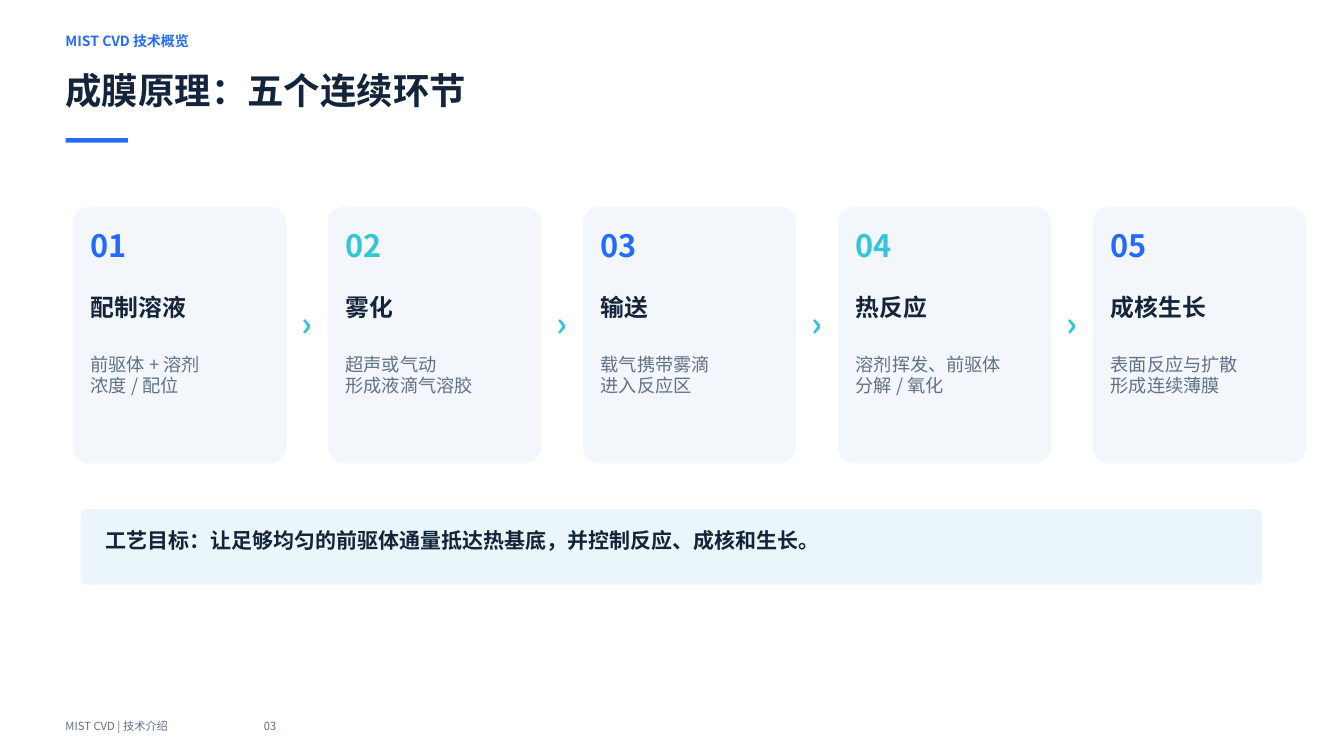
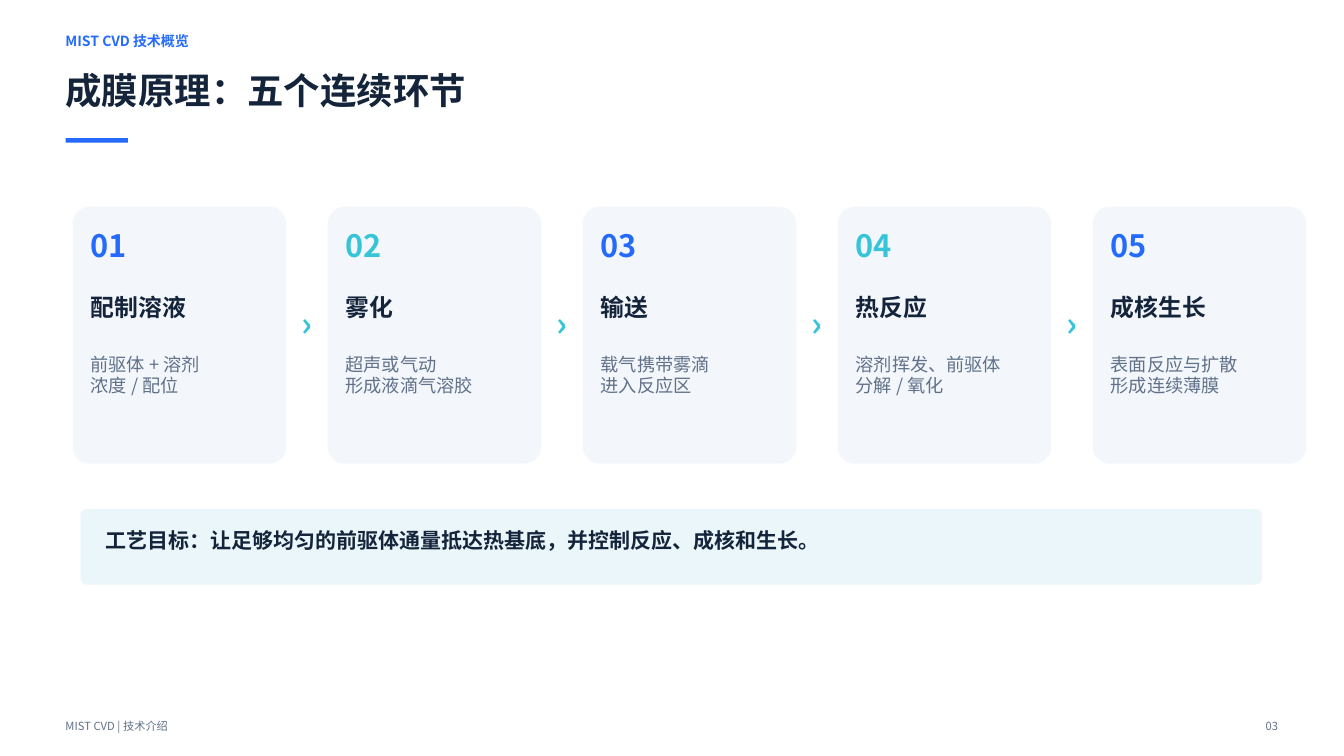
Before and after one commit to XTH23/114514, a slide deck: slide 3 of MIST_CVD.pptx. Drawn at 1344x756 pixels with LibreOffice and Linux fonts; fonts in the diff are those of the drawing. Boxes give left, top, right and bottom in pixels: in the first picture for what was removed or moved away, otherwise in the second. Text is boxed around its words. In the diff, an @@ line names an element or a change of style, - is before the commit and + after.

```diff
--- a/MIST_CVD.pptx
+++ b/MIST_CVD.pptx
@@ text at <box>65,720,168,731</box>: text changed @@
-MIST CVD | 技术介绍 03
+MIST CVD | 技术介绍
@@ text added at <box>1266,721,1278,730</box>, 8 pt, text #617189 @@
+03
```
Also in this commit, not shown: 9 other slides changed, 3 slides added.
